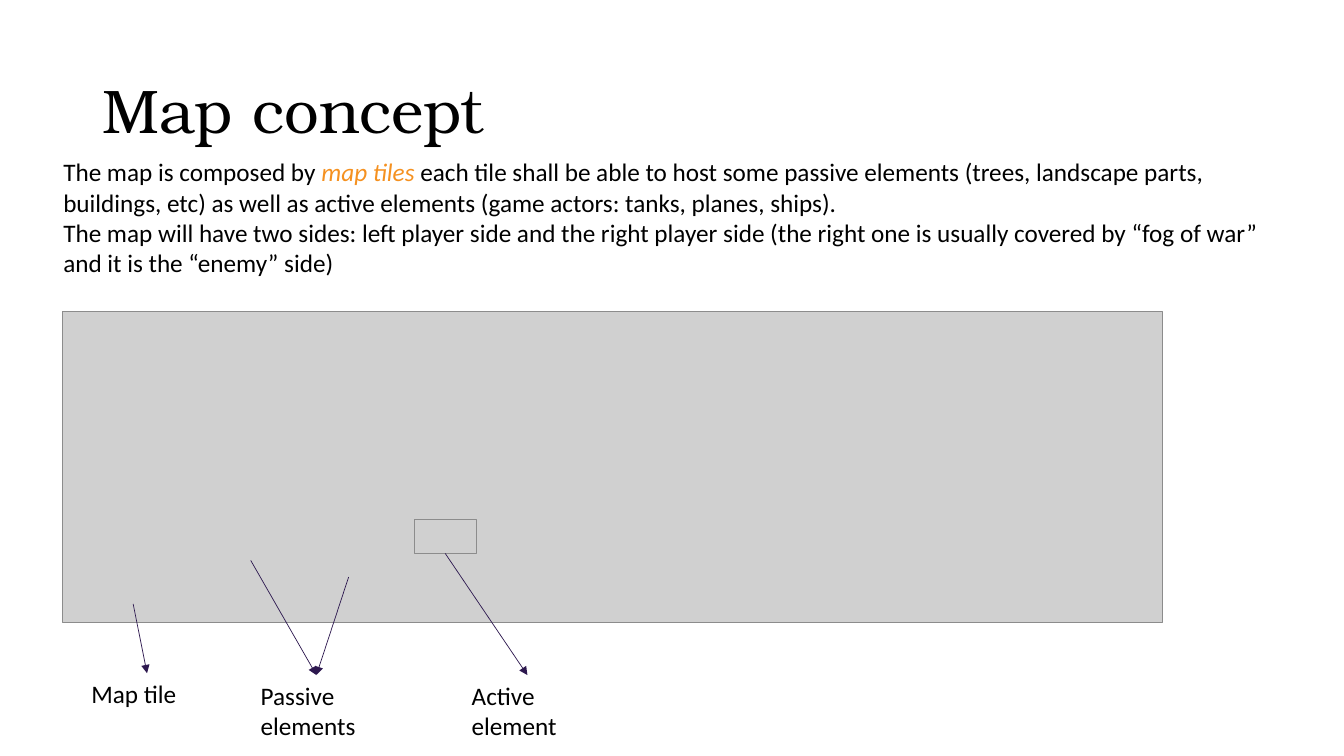
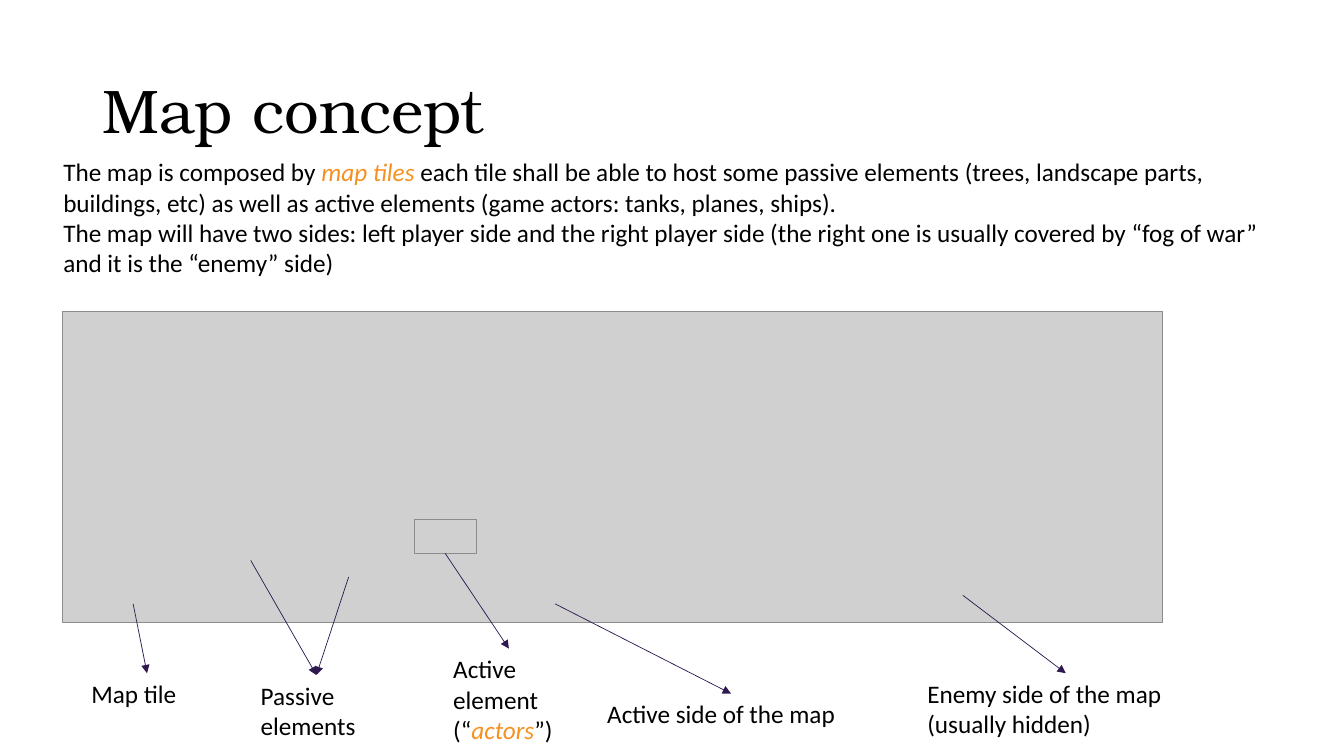
Before and after one commit to george2209/PlanesAndShips, a slide deck: slide 4 of PlanesAndShips/docs/ProjectDocumentation.pptx. Drawn at 1344x756 pixels with LibreOffice and Linux fonts; fonts in the diff are those of the drawing; grey boxes stand for pictures. Boxes give left, top, right and bottom in pixels: in the first picture for what was removed or moved away, otherwise in the second. Text is boxed around its words. In the diff, an @@ line names an element or a change of style, - is before the commit and + after.

```diff
--- a/PlanesAndShips/docs/ProjectDocumentation.pptx
+++ b/PlanesAndShips/docs/ProjectDocumentation.pptx
@@ arrow moved from (446, 554) - (527, 676) to (446, 554) - (509, 648) @@
@@ arrow added from (963, 596) to (1066, 674), #2D184F 0.5 pt @@
@@ arrow added from (556, 604) to (731, 694), #2D184F 0.5 pt @@
@@ text at box(453, 660, 552, 743): text changed @@
-Active element
+Active element (“actors”)
@@ text added at box(927, 685, 1161, 737), 18 pt, text #000000 @@
+Enemy side of the map (usually hidden)
@@ text added at box(607, 705, 834, 727), 18 pt, text #000000 @@
+Active side of the map
```
Also in this commit, not shown: 1 other slide changed, 8 slides added, 5 other files.
